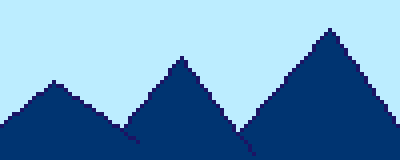
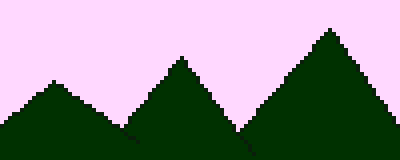
Comparing the layer stacks of the two 400px x 160px images. Changes:
painted on "Layer 1" over (0, 0, 400, 160)
